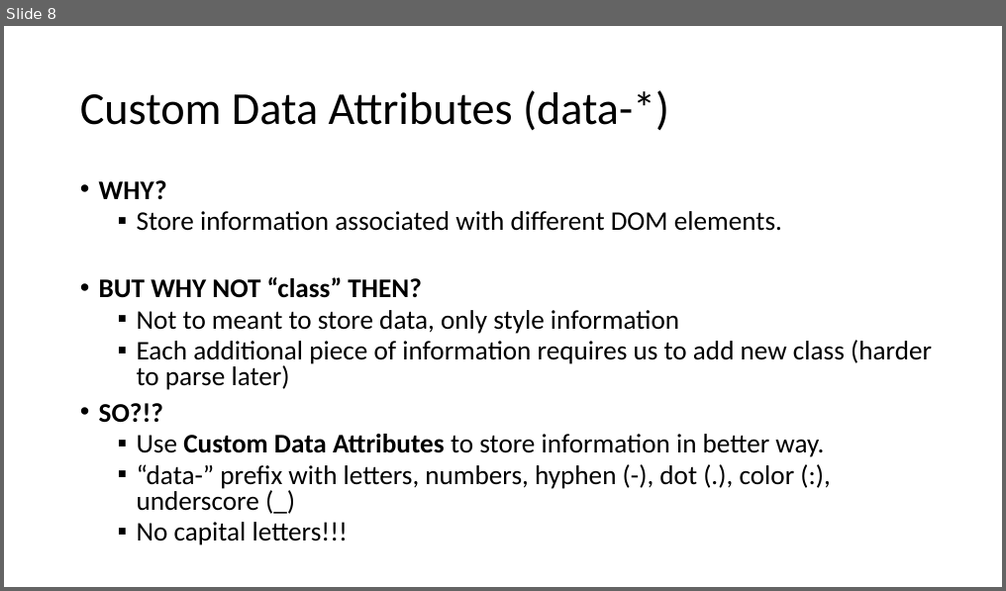
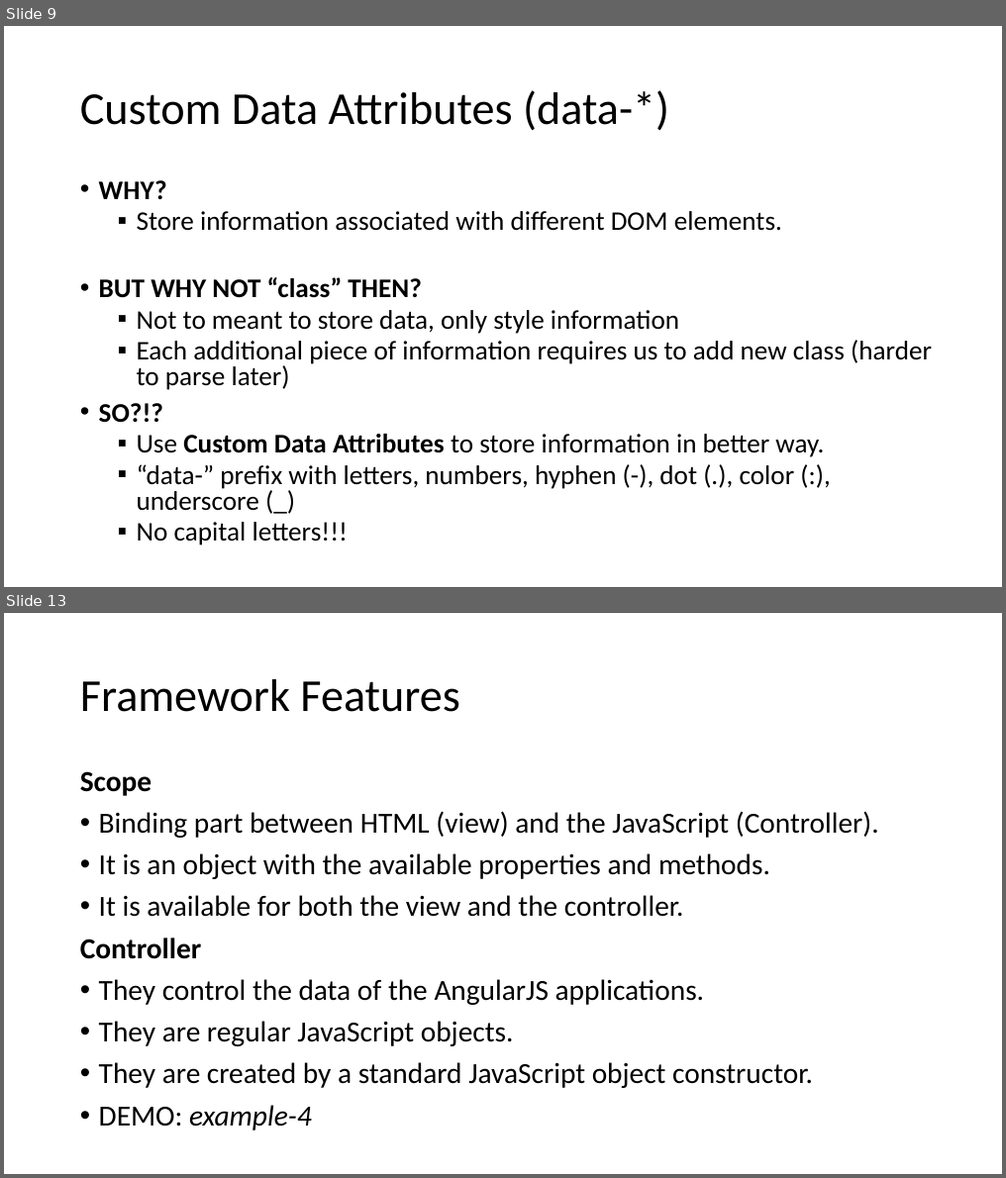
Before and after one commit to canpe/AngularJS-Examples, a slide deck: Angular.js.pptx. Shown one above the other, each under a label of ours: slide 8 before the commit, slides 9 and 13 after it; the slides between them are not shown. The pictures are 1006x591 and 1006x1178 pixels, drawn with LibreOffice and Linux fonts; fonts in the diff are those of the drawing. Boxes give left, top, right and bottom in pixels: in the first picture for what was removed or moved away, otherwise in the second. Text is boxed around its words. In the diff, an @@ line names an element or a change of style, - is before the commit and + after.

```diff
--- a/Angular.js.pptx
+++ b/Angular.js.pptx
@@ slide 13 added at (x1=4, y1=613, x2=1002, y2=1174), background #FFFFFF @@
@@ title added at (x1=80, y1=679, x2=460, y2=712), 44 pt, text #000000 @@
+Framework Features
@@ text added at (x1=80, y1=771, x2=879, y2=1131), 28 pt, text #000000 @@
+Scope
+• Binding part between HTML (view) and the JavaScript (Controller).
+• It is an object with the available properties and methods.
+• It is available for both the view and the controller.
+Controller
+• They control the data of the AngularJS applications.
+• They are regular JavaScript objects.
+• They are created by a standard JavaScript object constructor.
+• DEMO: example-4
@@ what was slide 8 is now slide 9 @@
```
Also in this commit, not shown: 3 slides changed, 4 other slides added.
